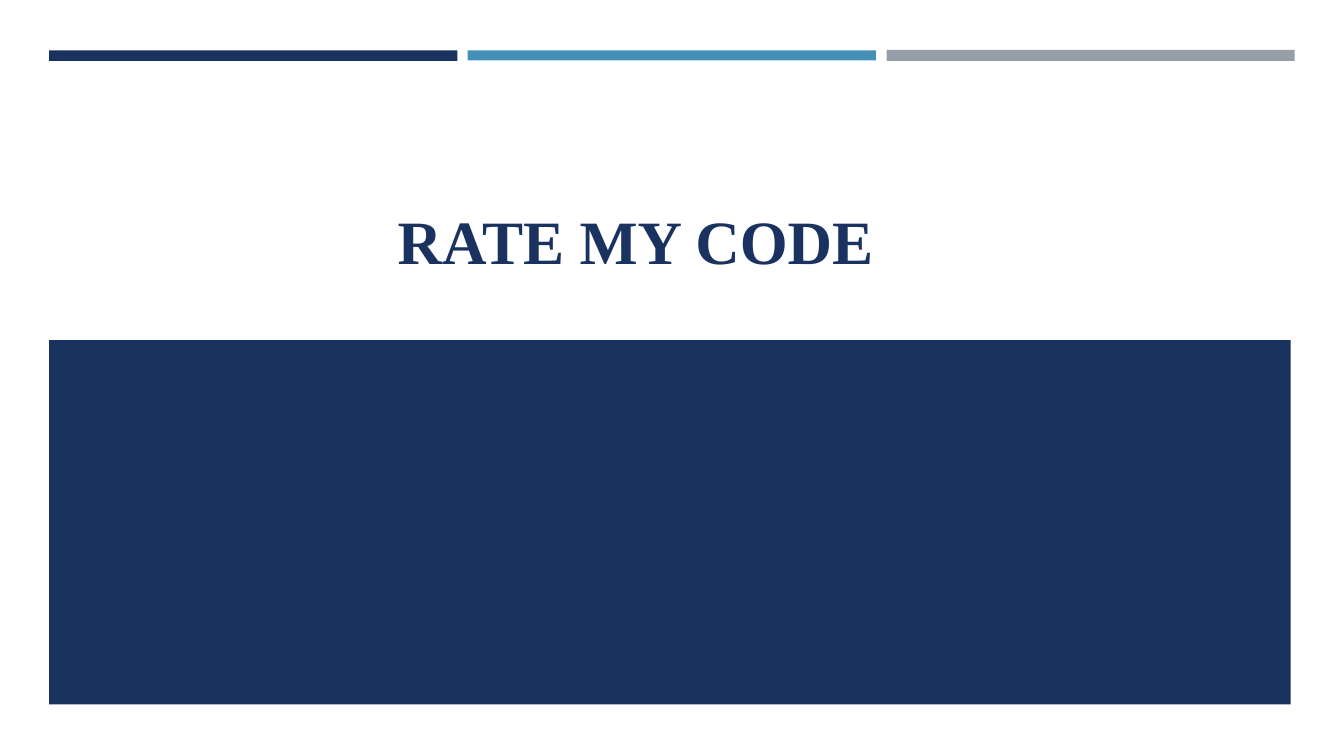
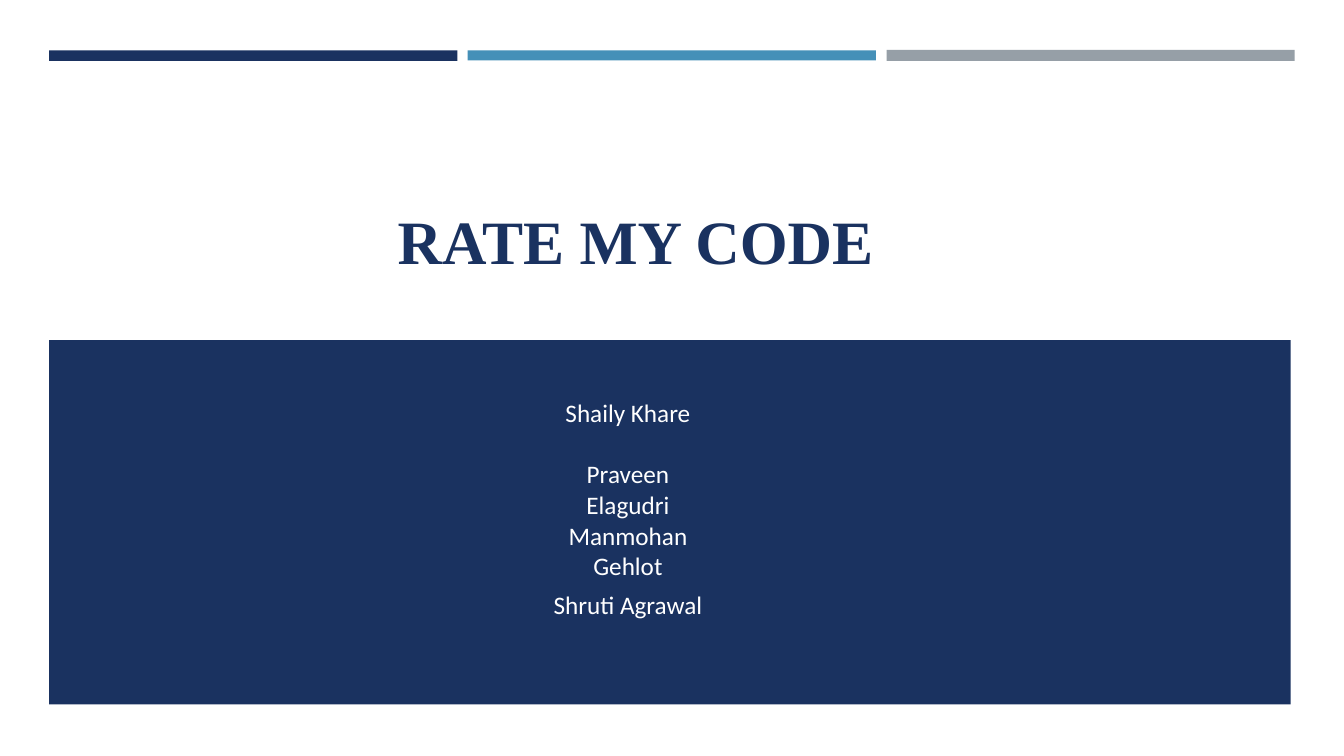
Before and after one commit to praveen-elagudri/ratemycode, a slide deck: slide 1 of Documentation/295B_Group3_RateMyCode.pptx. Drawn at 1344x756 pixels with LibreOffice and Linux fonts; fonts in the diff are those of the drawing. Boxes give left, top, right and bottom in pixels: in the first picture for what was removed or moved away, otherwise in the second. Text is boxed around its words. In the diff, an @@ line names an element or a change of style, - is before the commit and + after.

Commit message:
minor change

```diff
--- a/Documentation/295B_Group3_RateMyCode.pptx
+++ b/Documentation/295B_Group3_RateMyCode.pptx
@@ text added at [565,404,690,426], 18 pt, text #FFFFFF @@
+Shaily Khare
@@ text added at [586,467,669,519], 18 pt, text #FFFFFF @@
+Praveen Elagudri
@@ text added at [569,527,688,575], 18 pt, text #FFFFFF @@
+Manmohan Gehlot
@@ text added at [554,596,702,619], 18 pt, text #FFFFFF @@
+Shruti Agrawal
```
